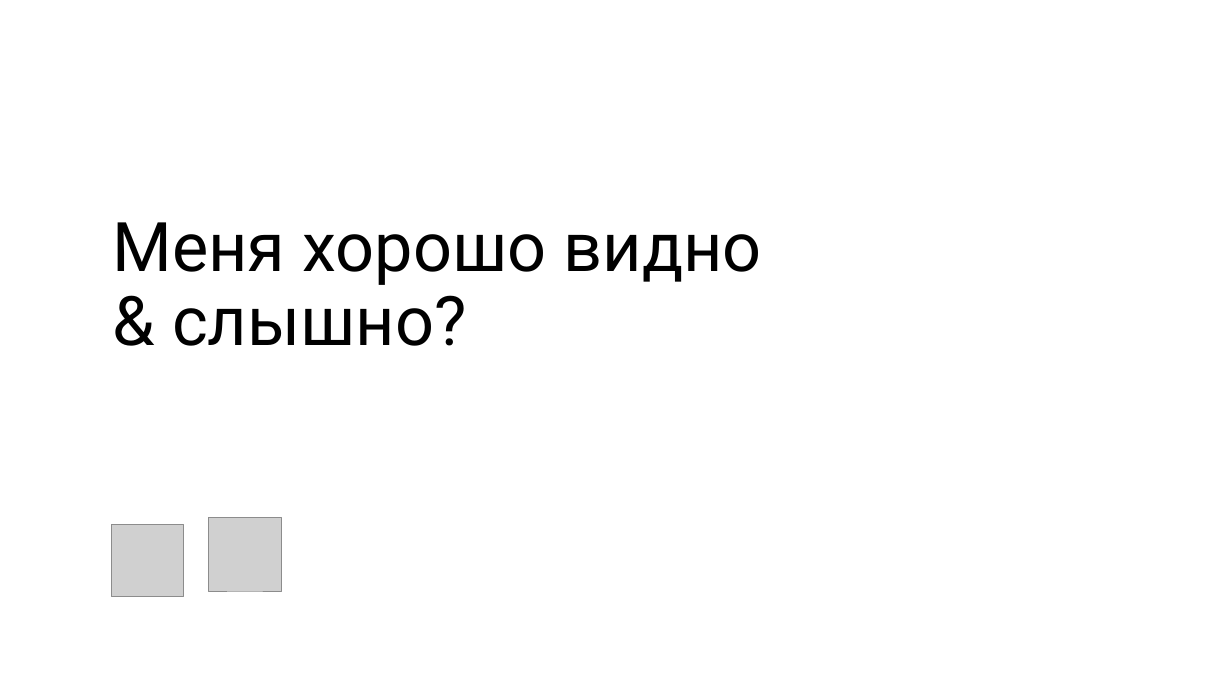
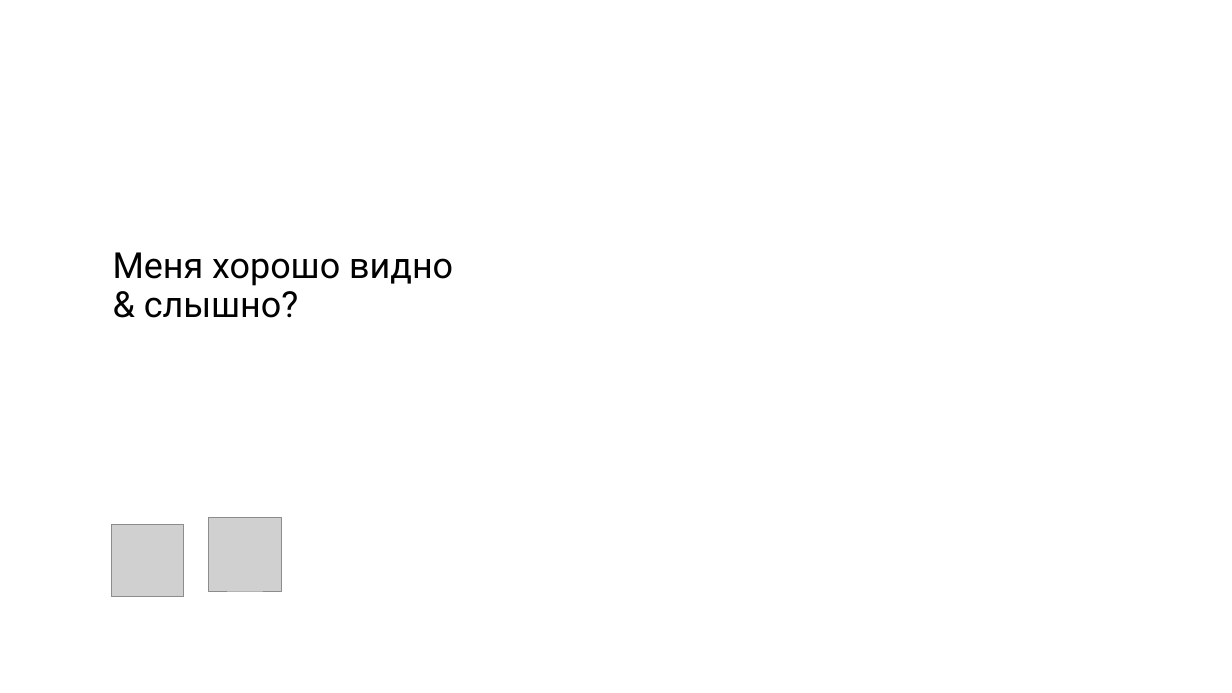
Before and after one commit to aarkin002/otus_NEb, a slide deck: slide 2 of Project/Otus_basic.pptx. Drawn at 1232x693 pixels with LibreOffice and Linux fonts; fonts in the diff are those of the drawing; grey boxes stand for pictures. Boxes give left, top, right and bottom in pixels: in the first picture for what was removed or moved away, otherwise in the second. Text is boxed around its words. In the diff, an @@ line names an element or a change of style, - is before the commit and + after.

```diff
--- a/Project/Otus_basic.pptx
+++ b/Project/Otus_basic.pptx
@@ title "Меня хорошо видно": place and size @@
-title "Меня хорошо видно" at [113,222,762,346]
+title "Меня хорошо видно" at [113,252,453,318]
@@ title "Меня хорошо видно" at [113,252,453,318]: size 53.3 to 28 pt @@
```
Also in this commit, not shown: 2 other slides changed, 19 slides added, 2 slides removed, 1 other file.
